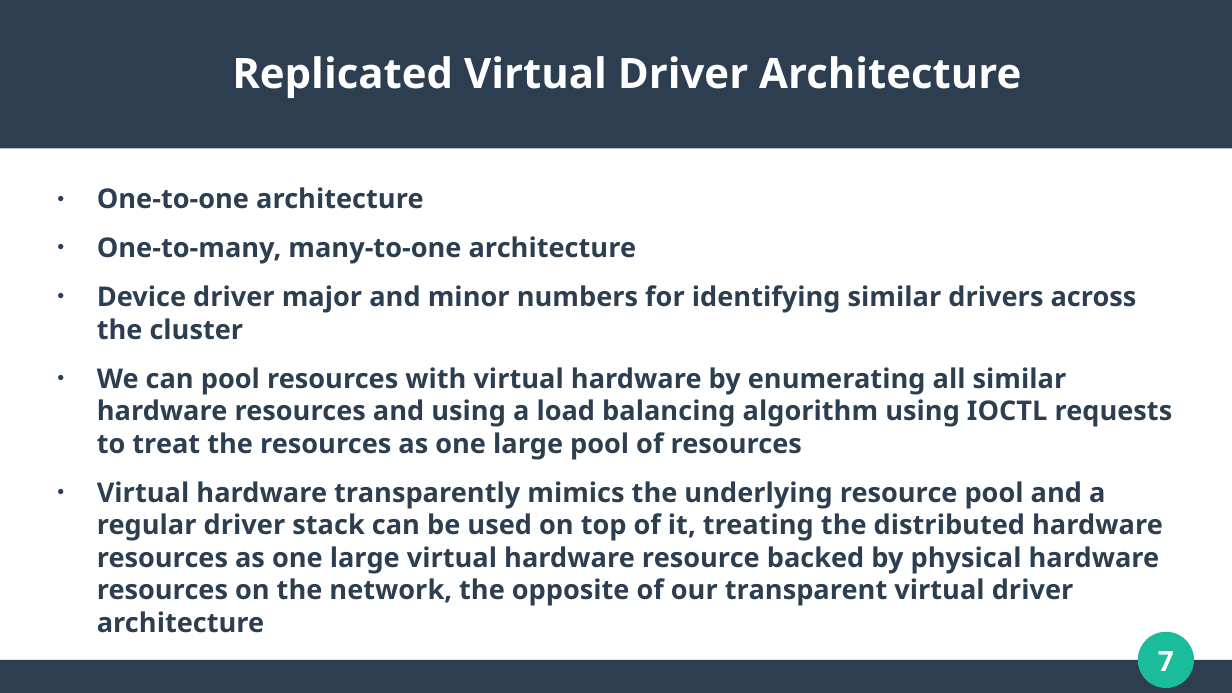
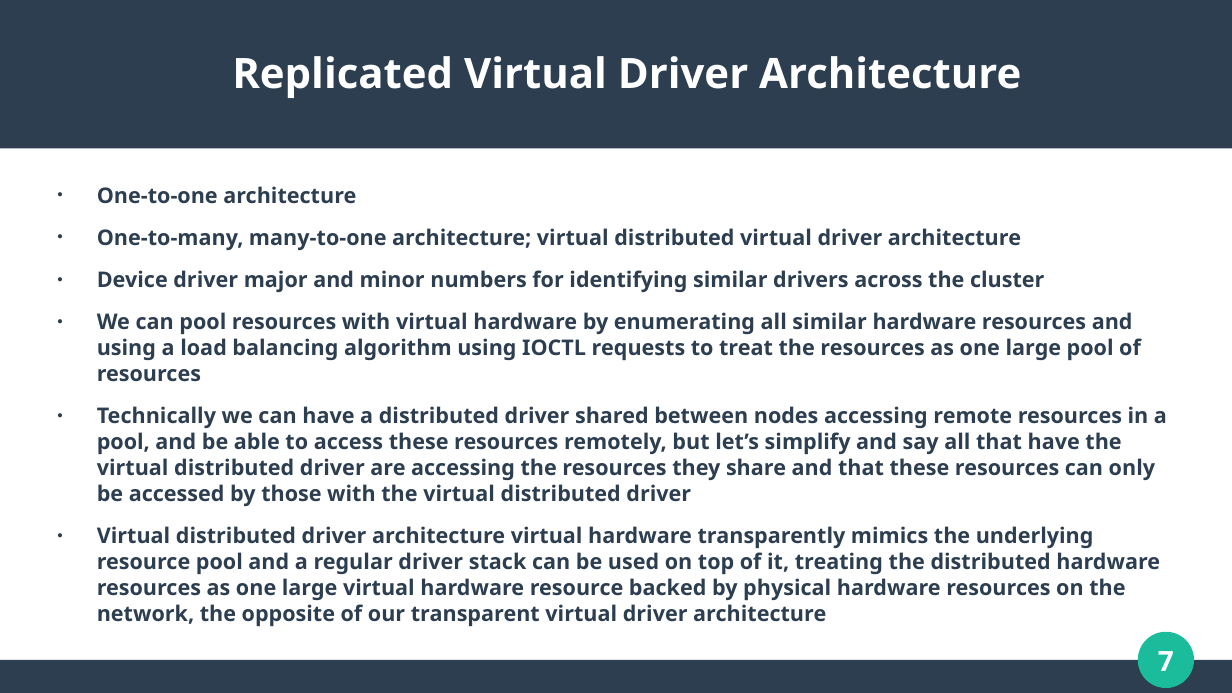
Before and after one commit to WaveArch/Wave, a slide deck: slide 7 of Replicated.pptx. Drawn at 1232x693 pixels with LibreOffice and Linux fonts; fonts in the diff are those of the drawing. Boxes give left, top, right and bottom in pixels: in the first picture for what was removed or moved away, otherwise in the second. Text is boxed around its words. In the diff, an @@ line names an element or a change of style, - is before the commit and + after.

Commit message:
Updated PowerPoint

```diff
--- a/Replicated.pptx
+++ b/Replicated.pptx
@@ text at (97, 186, 1141, 382): size 17.5 to 13.9 pt in "One-to-one architecture", "Device driver major and minor numbers for ...", "We can pool resources with virtual hardware ..." @@
@@ text at (97, 228, 1021, 250): text changed; size 17.5 to 13.9 pt @@
-● One-to-many, many-to-one architecture
+● One-to-many, many-to-one architecture; virtual distributed virtual driver architecture
@@ text at (97, 406, 1167, 626): text changed; size 17.5 to 13.9 pt @@
-● Virtual hardware transparently mimics the underlying resource pool and a regular driver stack can be used on top of it, treating the distributed hardware resources as one large virtual hardware resource backed by physical hardware resources on the network, the opposite of our transparent virtual driver architecture
+● Technically we can have a distributed driver shared between nodes accessing remote resources in a pool, and be able to access these resources remotely, but let’s simplify and say all that have the virtual distributed driver are accessing the resources they share and that these resources can only be accessed by those with the virtual distributed driver
+● Virtual distributed driver architecture virtual hardware transparently mimics the underlying resource pool and a regular driver stack can be used on top of it, treating the distributed hardware resources as one large virtual hardware resource backed by physical hardware resources on the network, the opposite of our transparent virtual driver architecture
```
